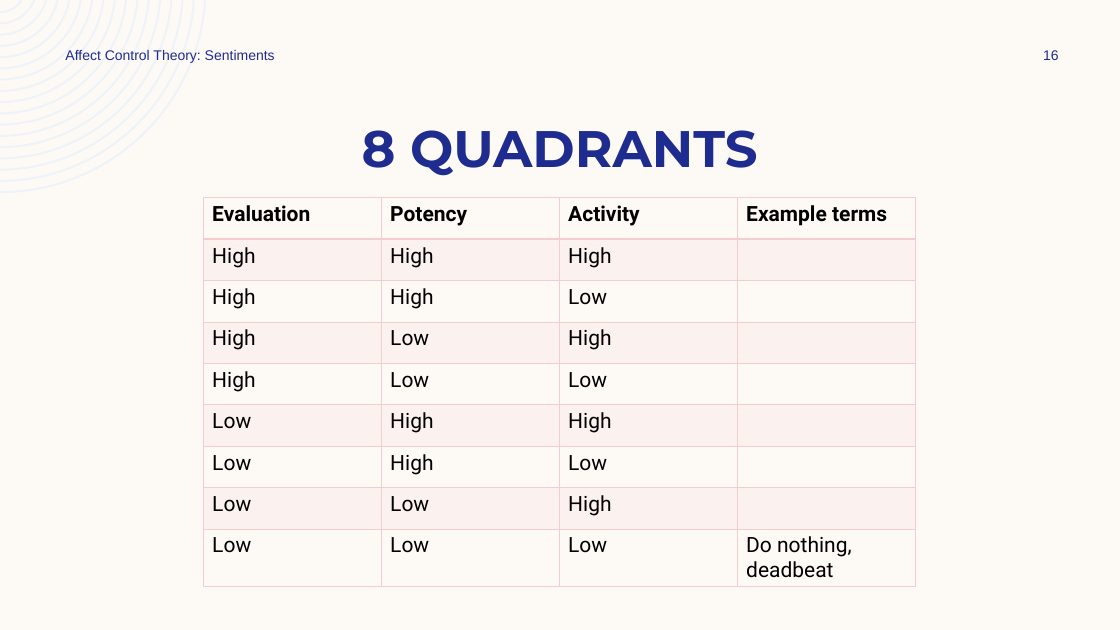
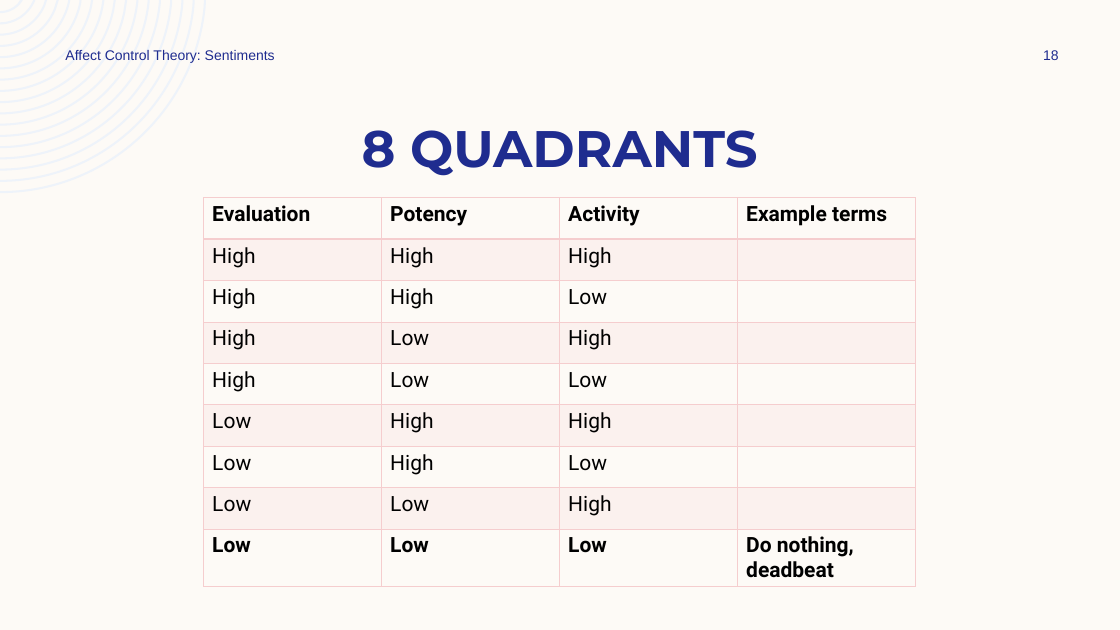
Before and after one commit to ekmaloney/soc490s, a slide deck: slide 18 of slides/jan_26.pptx (slide 16 before the commit). Drawn at 1120x630 pixels with LibreOffice and Linux fonts; fonts in the diff are those of the drawing. Boxes give left, top, right and bottom in pixels: in the first picture for what was removed or moved away, otherwise in the second. Text is boxed around its words. In the diff, an @@ line names an element or a change of style, - is before the commit and + after.

```diff
--- a/slides/jan_26.pptx
+++ b/slides/jan_26.pptx
@@ table at bbox=[204, 198, 917, 588] @@
@@ bold on in "Low", "Low", "Low", "Do nothing," and 1 more places @@
```
Also in this commit, not shown: 10 other slides changed, 2 slides added, 14 other files.
